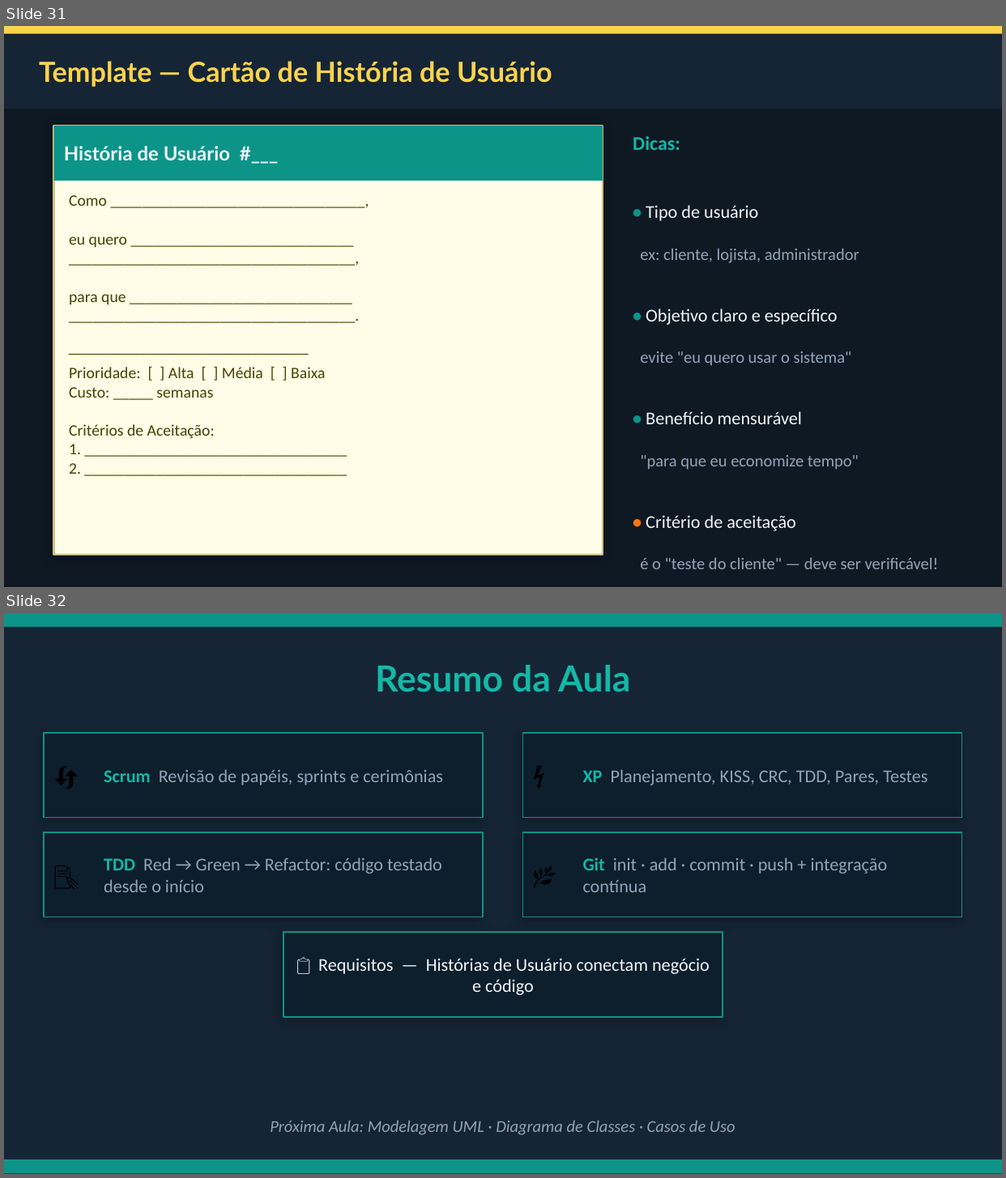
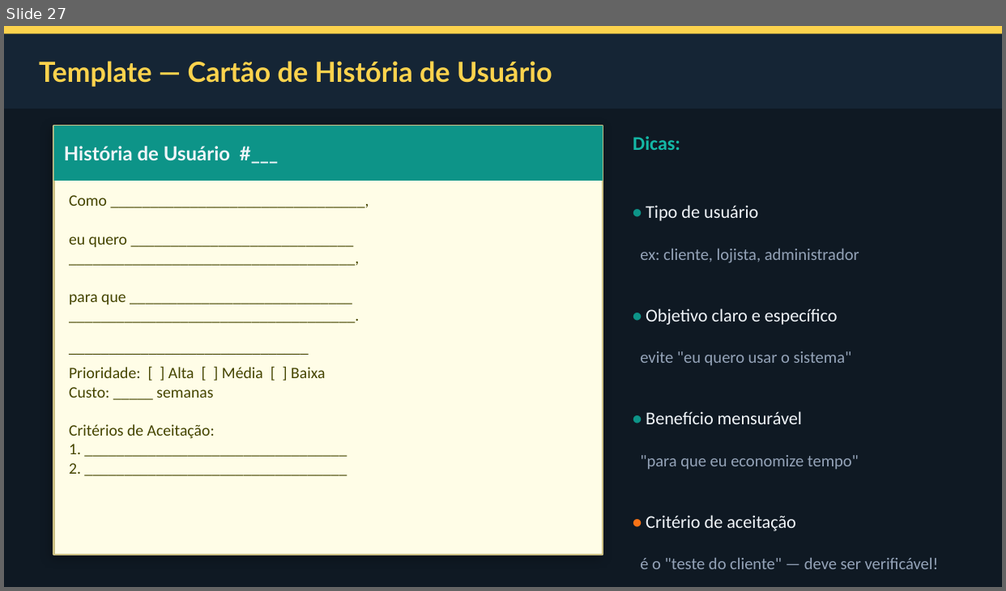
Before and after one commit to emanooel/engenharia_de_software_2026, a slide deck: XP_Git_Requisitos_IFES.pptx. Shown one above the other, each under a label of ours: slides 31 and 32 before the commit, slide 27 after it. The pictures are 1006x1178 and 1006x591 pixels, drawn with LibreOffice and Linux fonts; fonts in the diff are those of the drawing. Boxes give left, top, right and bottom in pixels: in the first picture for what was removed or moved away, otherwise in the second. Text is boxed around its words. In the diff, an @@ line names an element or a change of style, - is before the commit and + after.

```diff
--- a/XP_Git_Requisitos_IFES.pptx
+++ b/XP_Git_Requisitos_IFES.pptx
@@ slide 32 removed at [4,613,1002,1174], background #0F1923 @@
@@ rectangle removed at [4,613,1002,1174] @@
@@ rectangle removed at [4,613,1002,627] @@
@@ text removed at [375,665,630,692] @@
-Resumo da Aula
@@ rectangle removed at [44,733,483,818] @@
@@ text removed at [54,733,114,818] @@
-🔄
@@ rectangle removed at [523,733,962,818] @@
@@ text removed at [533,733,593,818] @@
-⚡
@@ text removed at [104,769,443,786] @@
-Scrum Revisão de papéis, sprints e cerimônias
@@ text removed at [583,769,927,786] @@
-XP Planejamento, KISS, CRC, TDD, Pares, Testes
@@ rectangle removed at [44,833,483,918] @@
@@ text removed at [54,833,114,918] @@
-📝
@@ rectangle removed at [523,833,962,918] @@
@@ text removed at [533,833,593,918] @@
-🌿
@@ text removed at [104,858,442,892] @@
-TDD Red → Green → Refactor: código testado desde o início
@@ text removed at [583,858,888,892] @@
-Git init · add · commit · push + integração contínua
@@ rectangle removed at [283,932,722,1017] @@
@@ text removed at [318,958,710,995] @@
-📋 Requisitos — Histórias de Usuário conectam negócio e código
@@ text removed at [270,1121,735,1135] @@
-Próxima Aula: Modelagem UML · Diagrama de Classes · Casos de Uso
@@ rectangle removed at [4,1160,1002,1174] @@
@@ what was slide 31 is now slide 27 @@
```
Also in this commit, not shown: 2 slides changed, 4 other slides removed.
